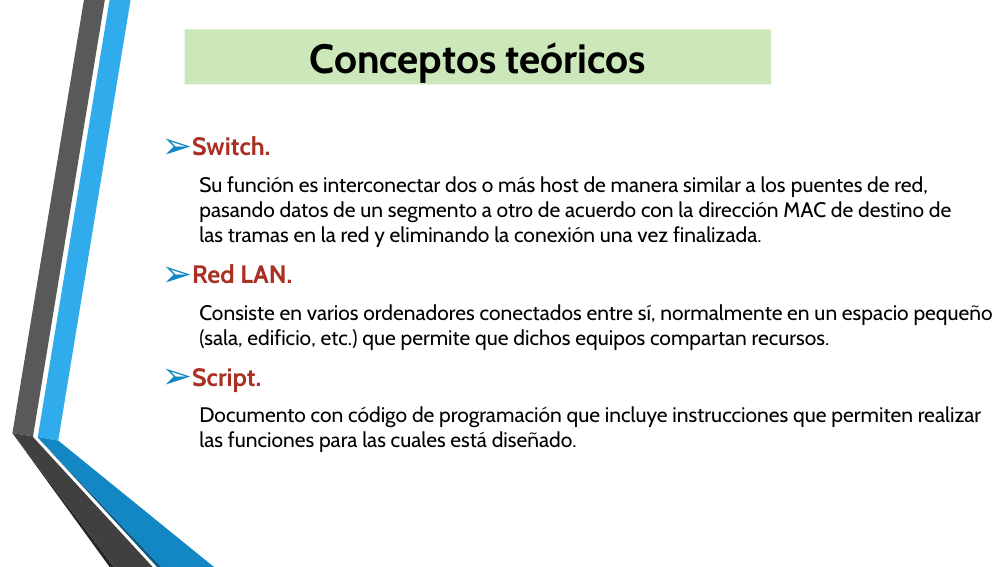
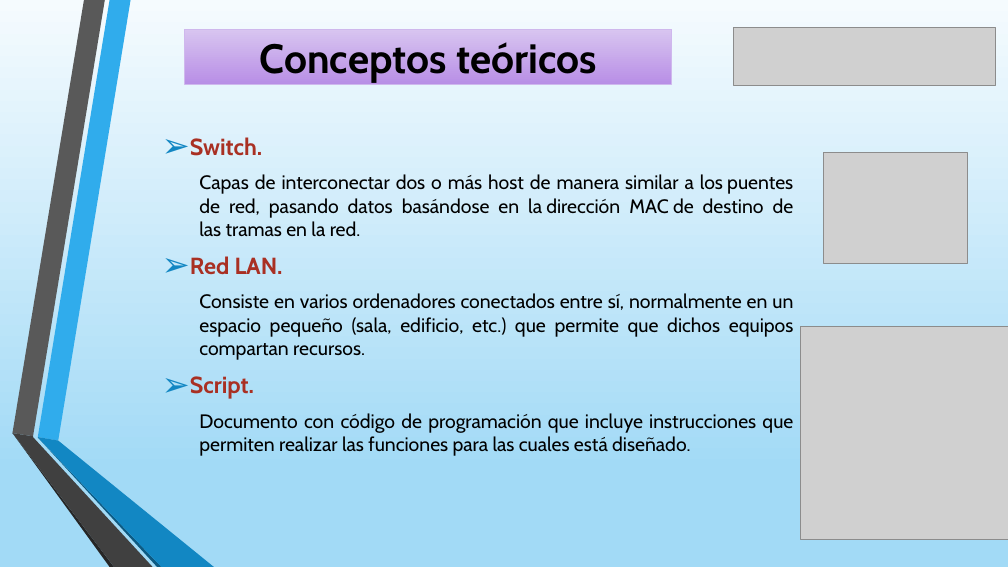
Before and after one commit to javi13gg/TFG_GII_O_MA_18.01-Simulaci-n-de-redes-con-GNS3, a slide deck: slide 7 of PRESENTACION.pptx (slide 6 before the commit). Drawn at 1008x567 pixels with LibreOffice and Linux fonts; fonts in the diff are those of the drawing; grey boxes stand for pictures; background and template pictures are left out. Boxes give left, top, right and bottom in pixels: in the first picture for what was removed or moved away, otherwise in the second. Text is boxed around its words. In the diff, an @@ line names an element or a change of style, - is before the commit and + after.

```diff
--- a/PRESENTACION.pptx
+++ b/PRESENTACION.pptx
@@ background picture (left out) to gradient #F5FBFE to #A2DAF6 to #C1E6F9 @@
@@ rectangle "Conceptos teóricos": place and size @@
-rectangle "Conceptos teóricos" at <box>185,29,771,85</box>
+rectangle "Conceptos teóricos" at <box>185,29,672,85</box>
@@ rectangle "Conceptos teóricos" at <box>185,29,672,85</box>: fill #CCE7B9 to gradient #D9C6F1 to #B88EE6; outline none to #D0B8EE 0.75 pt @@
@@ picture added at <box>734,27,996,85</box> @@
@@ text at <box>199,174,794,237</box>: text changed; size 20 to 18.5 pt @@
-  Su función es interconectar dos o más host de manera similar a los puentes de red, pasando datos de un segmento a otro de acuerdo con la dirección MAC de destino de las tramas en la red y eliminando la conexión una vez finalizada.
+  Capas de interconectar dos o más host de manera similar a los puentes de red, pasando datos basándose en la dirección MAC de destino de las tramas en la red.
@@ picture added at <box>823,152,967,263</box> @@
@@ text at <box>190,256,794,456</box>: size 24 to 22.2 pt in "Switch.", "Red LAN.", "Script."; size 20 to 18.5 pt in "Consiste en varios ordenadores conectados entre sí, ...", "Documento con código de programación que incluye ..."; alignment left to justified @@
@@ picture added at <box>801,327,1008,540</box> @@
```
Also in this commit, not shown: 12 other slides changed, 1 slide added.
